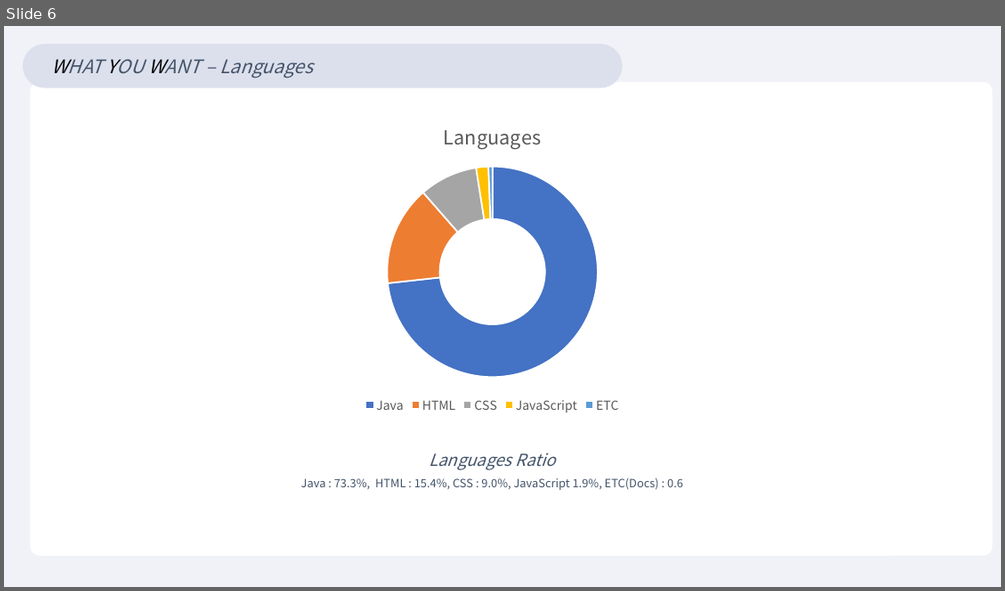
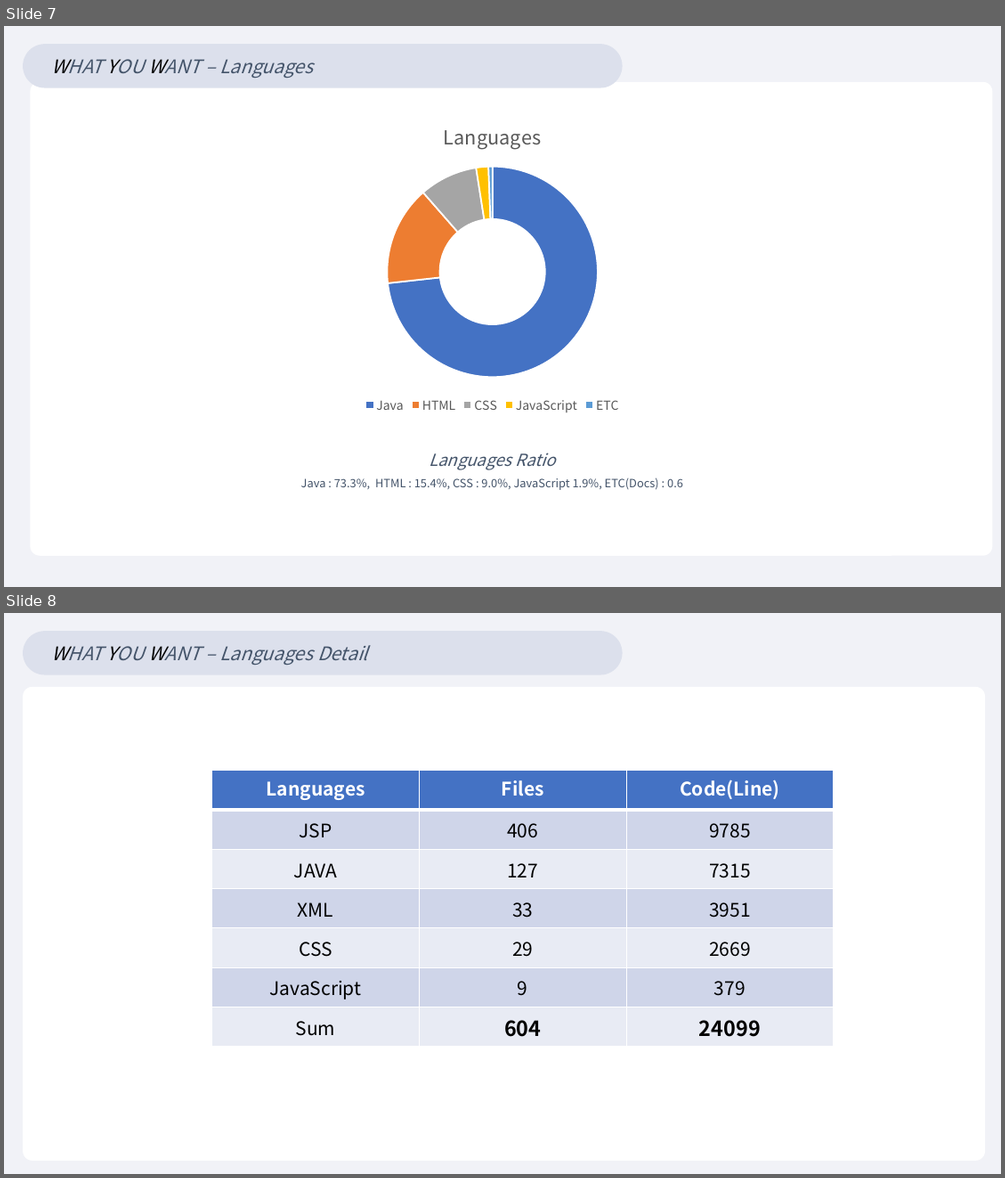
Before and after one commit to osy8814/Project-WYW, a slide deck: 발표자료 첨부파일/WYWproject.pptx. Shown one above the other, each under a label of ours: slide 6 before the commit, slides 7 and 8 after it. The pictures are 1005x591 and 1005x1178 pixels, drawn with LibreOffice and Linux fonts; fonts in the diff are those of the drawing. Boxes give left, top, right and bottom in pixels: in the first picture for what was removed or moved away, otherwise in the second. Text is boxed around its words. In the diff, an @@ line names an element or a change of style, - is before the commit and + after.

```diff
--- a/발표자료 첨부파일/WYWproject.pptx
+++ b/발표자료 첨부파일/WYWproject.pptx
@@ slide 8 added at box(4, 613, 1001, 1174), background #F1F2F7 @@
@@ rounded rectangle added at box(23, 631, 623, 675), fill #DCE0EC, 18 pt, text #44546A, italic @@
+WHAT YOU WANT – Languages Detail
@@ rounded rectangle added at box(23, 687, 985, 1160), fill #FFFFFF @@
@@ table added at box(212, 770, 833, 1046), 7 rows, 3 columns @@
+Languages | Files | Code(Line)
+JSP | 406 | 9785
+JAVA | 127 | 7315
+XML | 33 | 3951
+CSS | 29 | 2669
+JavaScript | 9 | 379
+Sum | 604 | 24099
@@ what was slide 6 is now slide 7 @@
```
Also in this commit, not shown: 1 slide changed, 8 other slides added, 4 slides removed.
